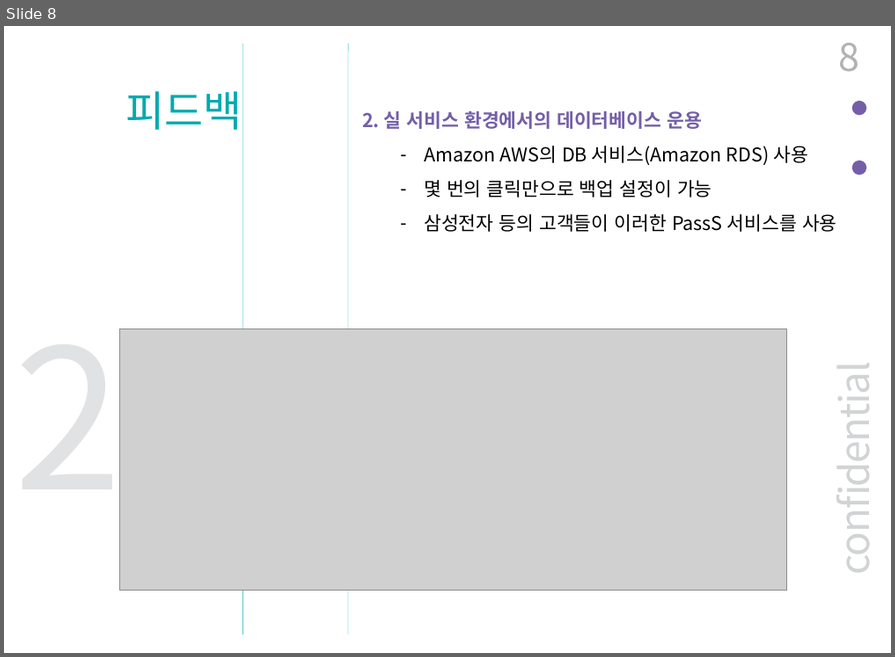
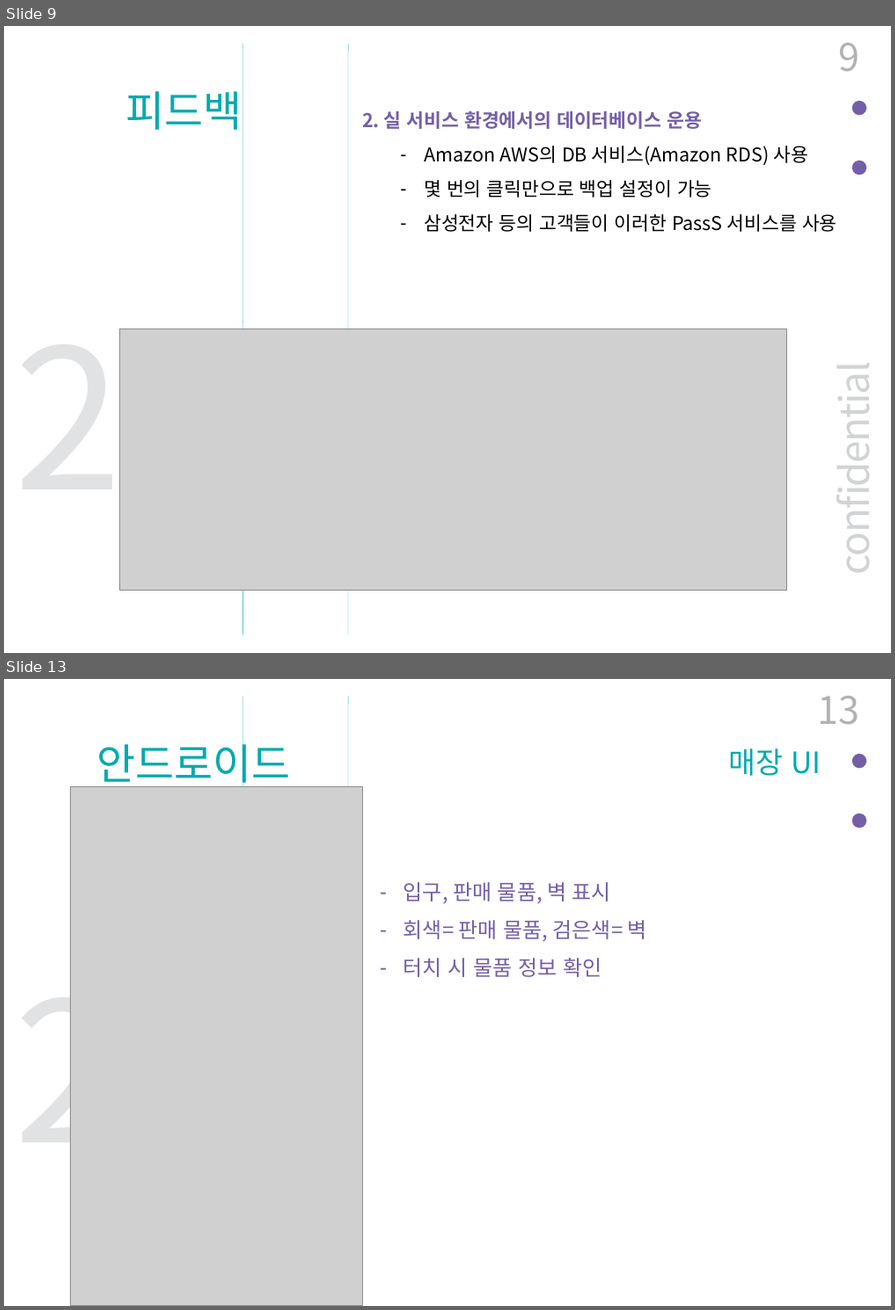
Before and after one commit to BerryWell/CapstoneDesign-2019-02, a slide deck: 제출자료/발표자료/최종_발표_자료_12조.pptx. Shown one above the other, each under a label of ours: slide 8 before the commit, slides 9 and 13 after it; the slides between them are not shown. The pictures are 895x657 and 895x1310 pixels, drawn with LibreOffice and Linux fonts; fonts in the diff are those of the drawing; grey boxes stand for pictures. Boxes give left, top, right and bottom in pixels: in the first picture for what was removed or moved away, otherwise in the second. Text is boxed around its words. In the diff, an @@ line names an element or a change of style, - is before the commit and + after.

```diff
--- a/제출자료/발표자료/최종_발표_자료_12조.pptx
+++ b/제출자료/발표자료/최종_발표_자료_12조.pptx
@@ slide 13 added at (4, 679, 891, 1306), background #FFFFFF; not listed: 5 template elements that a slide beside it also shows @@
@@ page number added at (817, 696, 859, 725), 36 pt, text #B2B2B2 @@
+13
@@ text added at (97, 736, 291, 790), 40 pt, text #00AAAE @@
+안드로이드
@@ text added at (728, 749, 821, 776), 28 pt, text #00AAAE @@
+매장 UI
@@ picture added at (70, 786, 362, 1306) @@
@@ text added at (404, 882, 647, 977), 20 pt, text #745EA8 @@
+– 입구, 판매 물품, 벽 표시
+– 회색= 판매 물품, 검은색= 벽
+– 터치 시 물품 정보 확인
@@ text added at (14, 945, 122, 1190), 185 pt, text #E1E2E3 @@
+2
@@ what was slide 8 is now slide 9 @@
@@ page number at (838, 43, 859, 72): text changed @@
-8
+9
```
Also in this commit, not shown: 4 slides changed, 10 other slides added.
